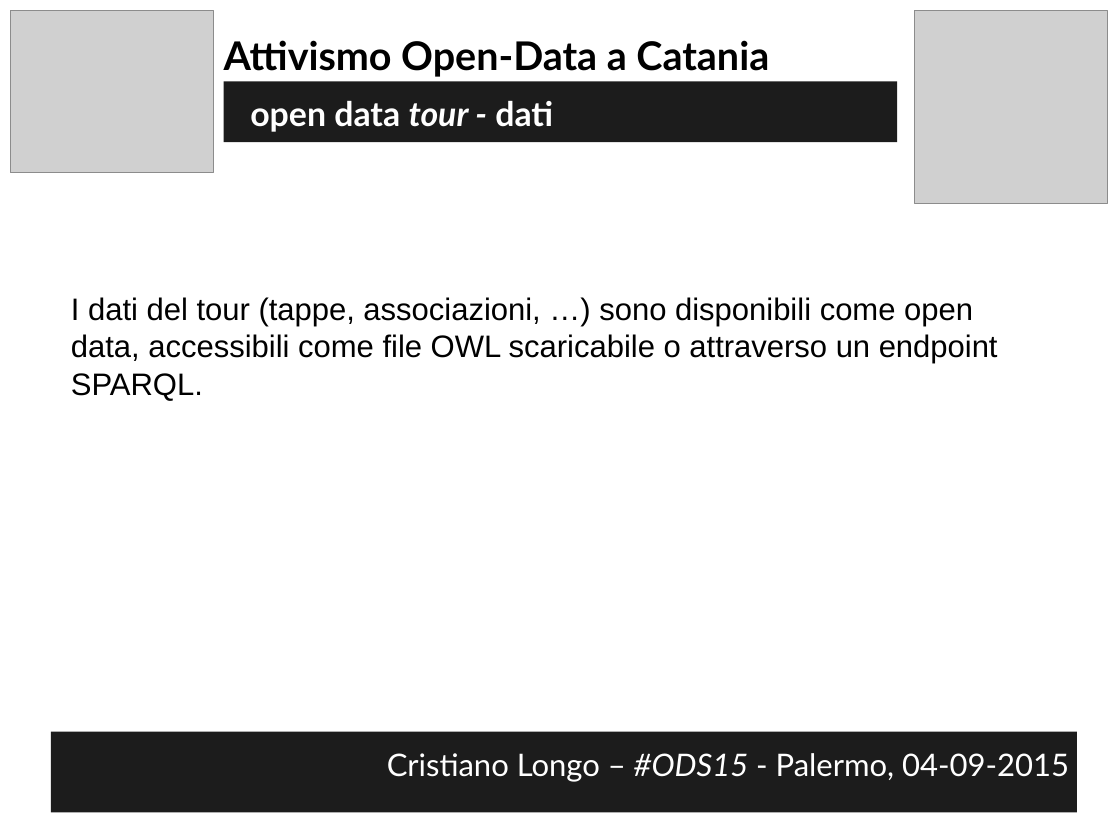
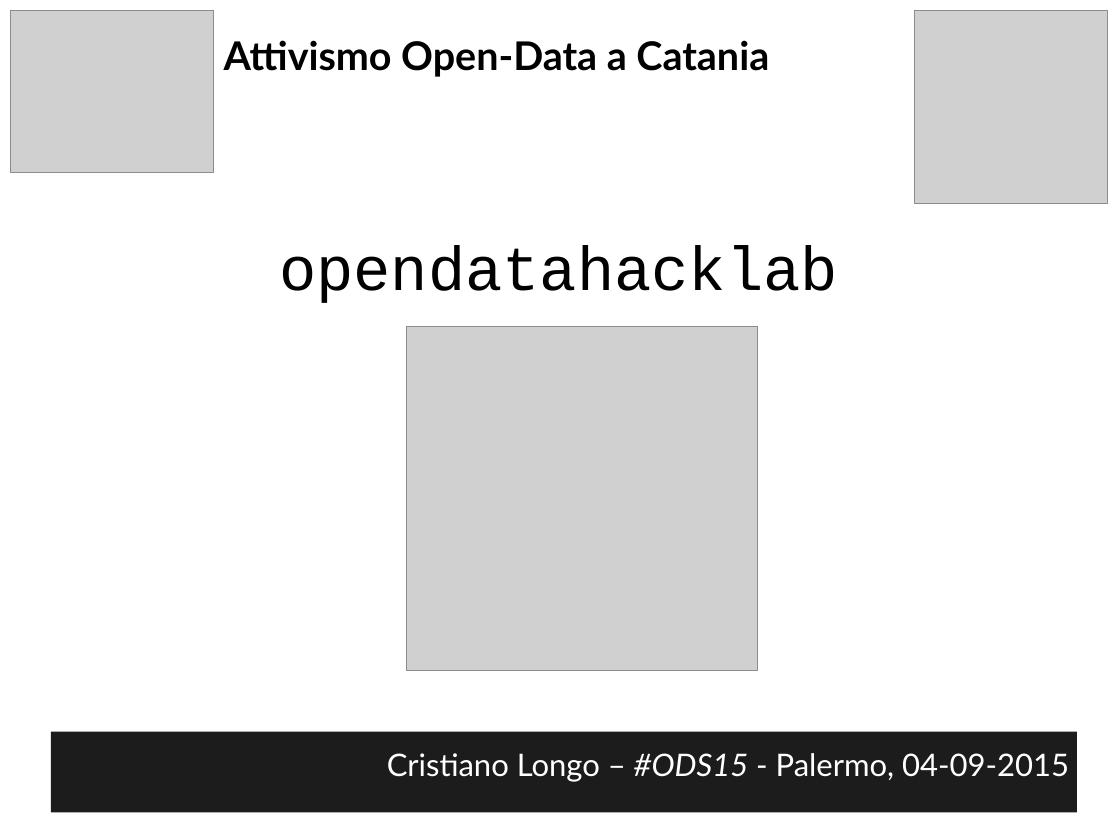
Before and after one commit to opendatahacklab/opendatahacklab.github.io, a slide deck: slide 58 of events/odt_ods15.odp (slide 48 before the commit). Drawn at 1120x840 pixels with LibreOffice and Linux fonts; fonts in the diff are those of the drawing; grey boxes stand for pictures. Boxes give left, top, right and bottom in pixels: in the first picture for what was removed or moved away, otherwise in the second. Text is boxed around its words. In the diff, an @@ line names an element or a change of style, - is before the commit and + after.

Commit message:
cover opendatahacklab

```diff
--- a/events/odt_ods15.odp
+++ b/events/odt_ods15.odp
@@ text removed at (224,81,897,142) @@
-open data tour - dati
@@ text added at (279,246,838,303), 44 pt, text #000000 @@
+opendatahacklab
@@ text removed at (71,297,998,401) @@
-I dati del tour (tappe, associazioni, …) sono disponibili come open data, accessibili come file OWL scaricabile o attraverso un endpoint SPARQL.
@@ picture added at (407,326,758,671) @@
```
Also in this commit, not shown: 3 other slides changed, 1 other file.
